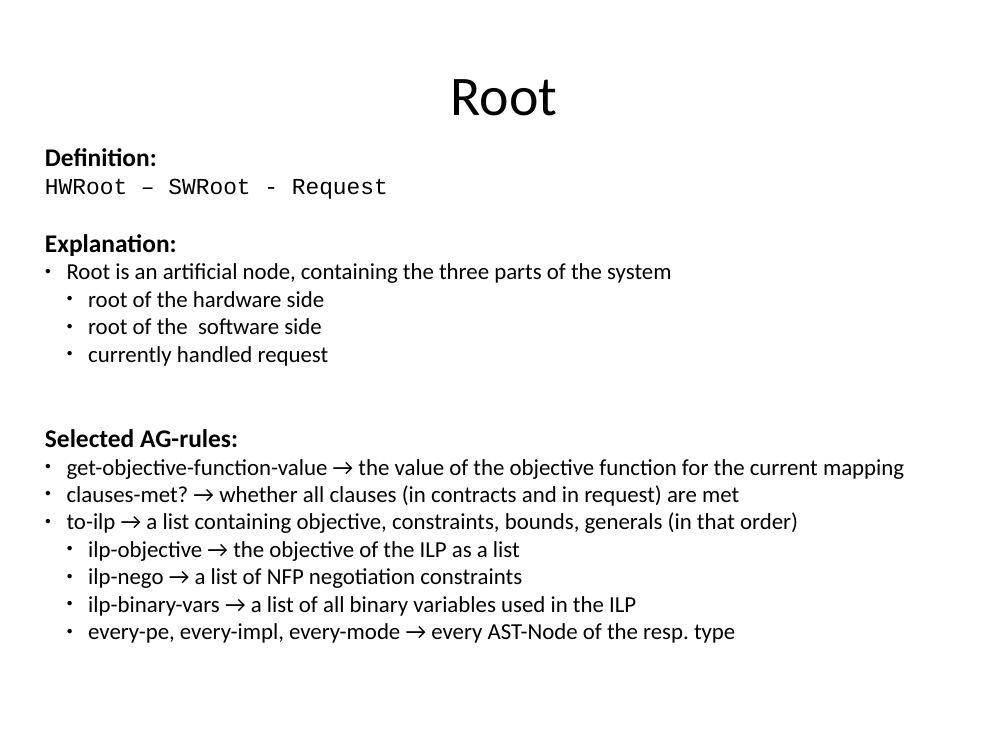
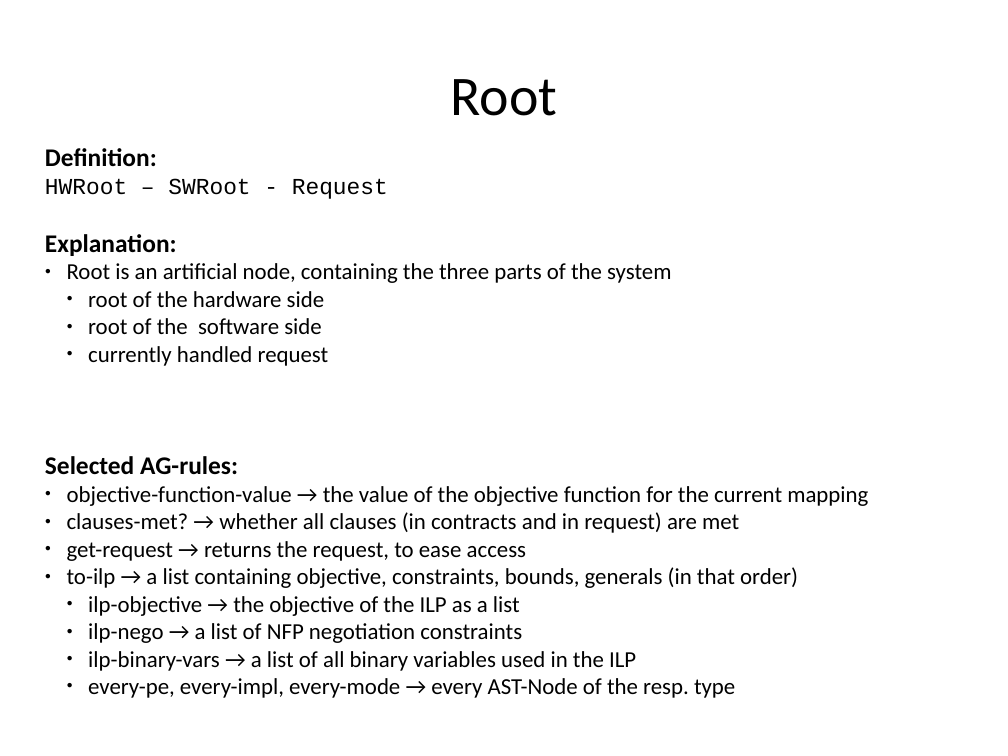
Before and after one commit to rene-schoene/racr-mquat, a slide deck: slide 20 of doc/the-model.odp (slide 13 before the commit). Drawn at 1008x756 pixels with LibreOffice and Linux fonts; fonts in the diff are those of the drawing. Boxes give left, top, right and bottom in pixels: in the first picture for what was removed or moved away, otherwise in the second. Text is boxed around its words. In the diff, an @@ line names an element or a change of style, - is before the commit and + after.

```diff
--- a/doc/the-model.odp
+++ b/doc/the-model.odp
@@ text at bbox=[67, 486, 868, 506]: text changed @@
-● get-objective-function-value → the value of the objective function for the current mapping
+● objective-function-value → the value of the objective function for the current mapping
@@ text at bbox=[67, 541, 527, 561]: paragraph added @@
+● get-request → returns the request, to ease access
```
Also in this commit, not shown: 21 other slides changed, 7 slides added, 1 other file.
